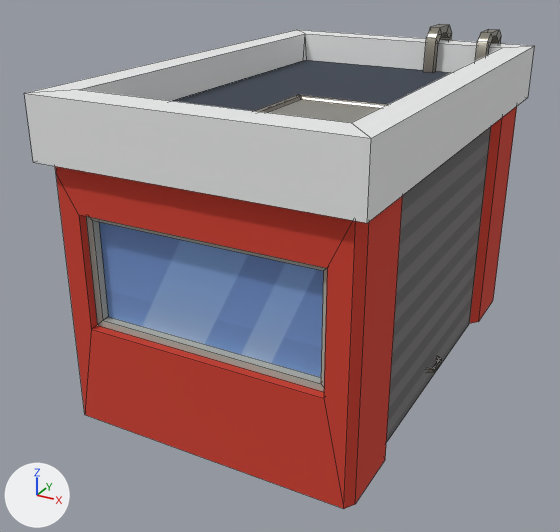
A saved change to the FBX model Assets/CityMassivePack/3d Models/Street Props/Kiosk_1_D.fbx.
Camera for both pictures: a 50 mm lens placed at (3.09, -6.38, 4.03), pointed at (-0.27, -0.28, 0.98). Every picture has the same lights, and +X, +Y and +Z are marked at lower left. Mesh edges are drawn as thin lines. Where no turn or scale is listed for an object, it has been applied to the vertices.

Script lines for the objects in view, before the commit:
```python
me_kiosk_1_d = bpy.data.meshes.new('Kiosk_1_D')
me_kiosk_1_d.from_pydata(...)  # 300 vertices, 210 faces; spans x -1.58..1.39, y -2.19..2.35, z 0.0..3.04
# faces by material slot: [125, 82, 2, 1]
me_kiosk_1_d.materials.append(mat_city_metal)  # picture img_city_atlas_map_png
me_kiosk_1_d.materials.append(mat_city_atlas)  # picture img_city_atlas_map_png
me_kiosk_1_d.materials.append(mat_window)  # picture img_windows_png
me_kiosk_1_d.materials.append(mat_signs_2)  # picture img_signs_2_png
ob_kiosk_1_d = bpy.data.objects.new('Kiosk_1_D', me_kiosk_1_d)
ob_kiosk_1_d.location = (0.0, 0.0, 0.0)
```
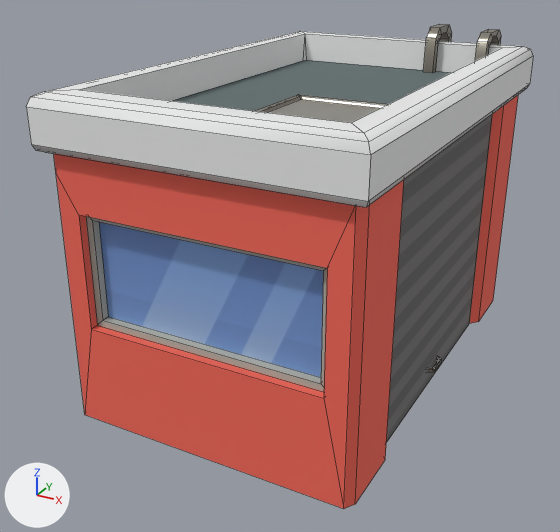
Location of each change, [x1, y1, x2, y2] in pixels of the pictures (560 x 532 px):
'Kiosk_1_D', reshaped
    before: [24, 24, 535, 509]
    after: [26, 24, 533, 509]
part 1 of me_kiosk_1_d, built on
    before: [24, 30, 535, 509]
    after: [26, 31, 533, 509]
part 2 of me_kiosk_1_d, surface changed
    both: [56, 60, 451, 509]

Diff of the bpy script that builds the scene:
```diff
--- a/Assets/CityMassivePack/3d Models/Street Props/Kiosk_1_D.fbx.py
+++ b/Assets/CityMassivePack/3d Models/Street Props/Kiosk_1_D.fbx.py
@@ me_kiosk_1_d @@
 # used by ob_kiosk_1_d; location = (0.0, 0.0, 0.0)
-me_kiosk_1_d.from_pydata(...)  # 300 vertices, 210 faces; spans x -1.58..1.39, y -2.19..2.35, z 0.0..3.04
+me_kiosk_1_d.from_pydata(...)  # 316 vertices, 226 faces; spans x -1.58..1.39, y -2.19..2.35, z 0.0..3.04
+# me_kiosk_1_d part 1
+# 4 vertices are removed from x -1.39..1.39, y -2.19..2.19, z 2.35
+# 5 faces are deleted
+# 13 vertices in x -1.33..1.33, y -2.09..2.09, z 2.3..2.35 move by (0.0, 0.0, 0.07)
+# 4 vertices move from x -1.39..1.39, y -2.19..2.19, z 2.88 to x -1.3..1.3, y -2.08..2.08, z 2.88
+# 20 vertices are added at x -1.39..1.39, y -2.19..2.19, z 2.42..2.85
+# 21 new faces join them, mat_city_atlas (picture img_city_atlas_map_png)
+# me_kiosk_1_d part 2: 35 kept faces spanning x -1.33..1.33, y -2.09..2.09, z 0.0..2.59 get new texture (UV) coordinates
 me_kiosk_1_d.materials.append(mat_city_metal)
```
